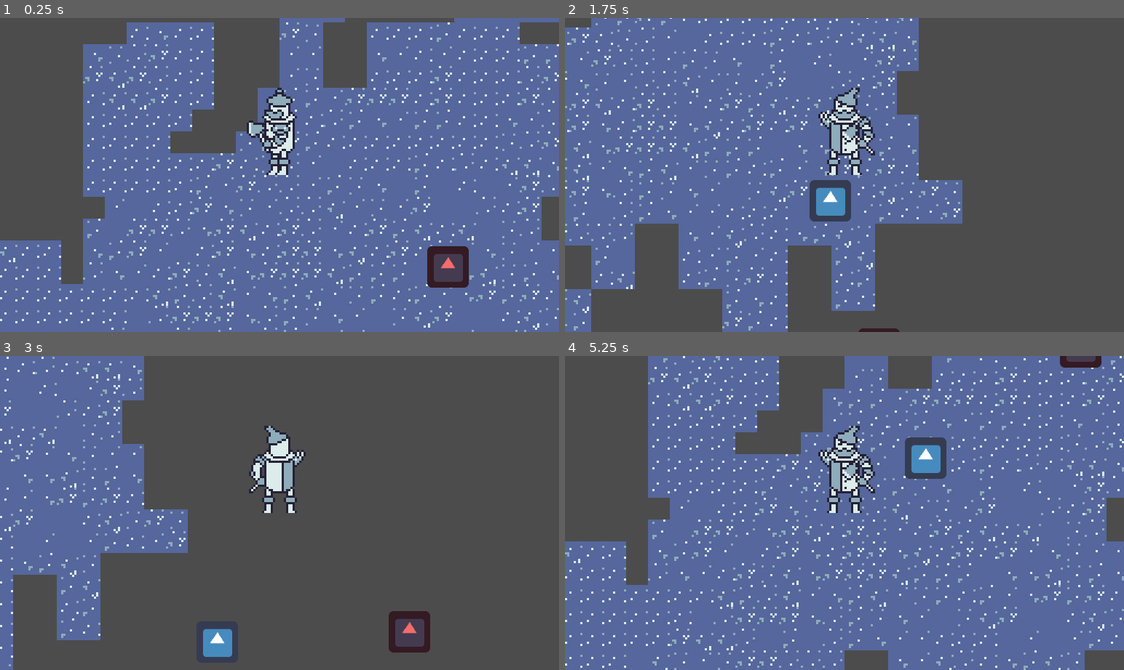
Above: before the commit, frames 1-4 (two rows, left to right).
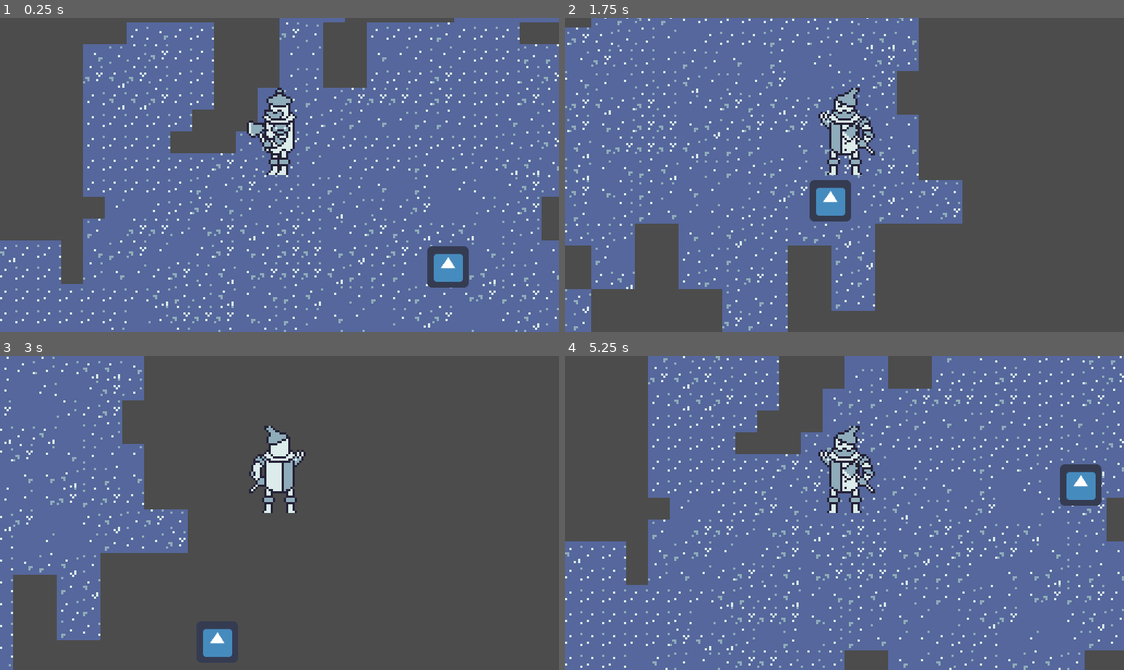
Above: after the commit, the same moments.

Repository: Travh98/GWJ_Jan2023_Heartless
Game: Godot game, scene res://levels/test_level.tscn
Same seed, same stepped clock (60 frames per second), same inputs: the game is played once before the commit and once after it. The engine's default icon, where the game draws it, is replaced by a stand-in: a white triangle on a blue panel in a dark square.
Inputs:
- Up to frame 1 (0.25 s): no input
- Up to frame 2 (1.75 s): tap Enter at 0.5 s; hold Right (right) 0.53-1.28 s; hold S (down) from 1.28 s (still down)
- Up to frame 3 (3 s): release S (down) at 2.03 s; hold Right (right) 2.03-2.78 s; hold W (up) from 2.78 s (still down)
- Up to frame 4 (5.25 s): release W (up) at 3.53 s; hold A (left) 3.53-5.03 s; hold S (down) from 5.03 s (still down)

The runs differ from the first frame. In frame 1, 1.0% of the frame differs, in the area x 76-84%, y 72-86%; in frame 2, less than 0.1%; in frame 3, 0.6%; in frame 4, 2.2%, in the area x 60-96%, y 0-48%.

Commit message:
Hid FlyingMonkey debug position sprite

Diff:
--- a/actors/flying_monkey/flying_monkey.gd
+++ b/actors/flying_monkey/flying_monkey.gd
@@ -22,7 +22,7 @@
 onready var detection_area: Area2D = $DetectionArea
 onready var detection_collision: CollisionShape2D = $DetectionArea/DetectionAreaCollision
 onready var swoop_timer: Timer = $SwoopTimer
-onready var move_to_sprite: Sprite = $MoveToSprite
+onready var move_to_sprite: Sprite = $MoveToSprite # Used for debugging
 
 
 func _ready():
@@ -57,7 +57,7 @@
 			# Two options here:
 			# a: Have monkey swoop to a static position behind the player (try running through player, allowing player to dodge)
 			# b: Have monkey adjust movement to always hit player (if not stopped by player hitting them, almost a guarenteed hit)
-			swoop_target = target.global_transform.origin
+#			swoop_target = target.global_transform.origin # option B
 
 			direction = swoop_target - transform.origin
 			if(swoop_target.distance_to(global_transform.origin) < 10):
--- a/actors/flying_monkey/flying_monkey.tscn
+++ b/actors/flying_monkey/flying_monkey.tscn
@@ -30,6 +30,7 @@
 one_shot = true
 
 [node name="MoveToSprite" type="Sprite" parent="."]
+visible = false
 modulate = Color( 0.964706, 0.427451, 0.427451, 1 )
 position = Vector2( -1.90735e-06, -10 )
 scale = Vector2( 0.296875, 0.296875 )
